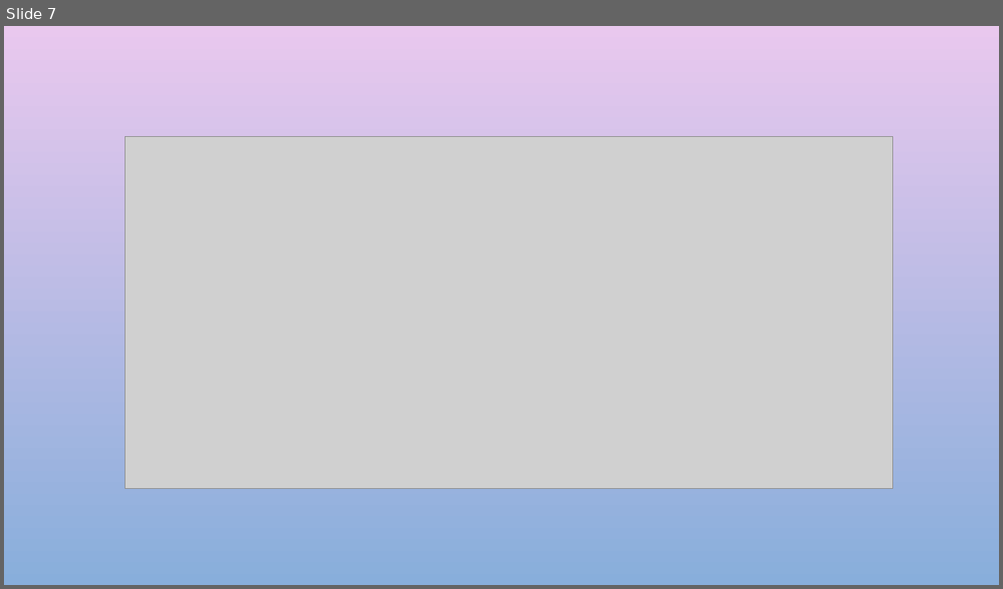
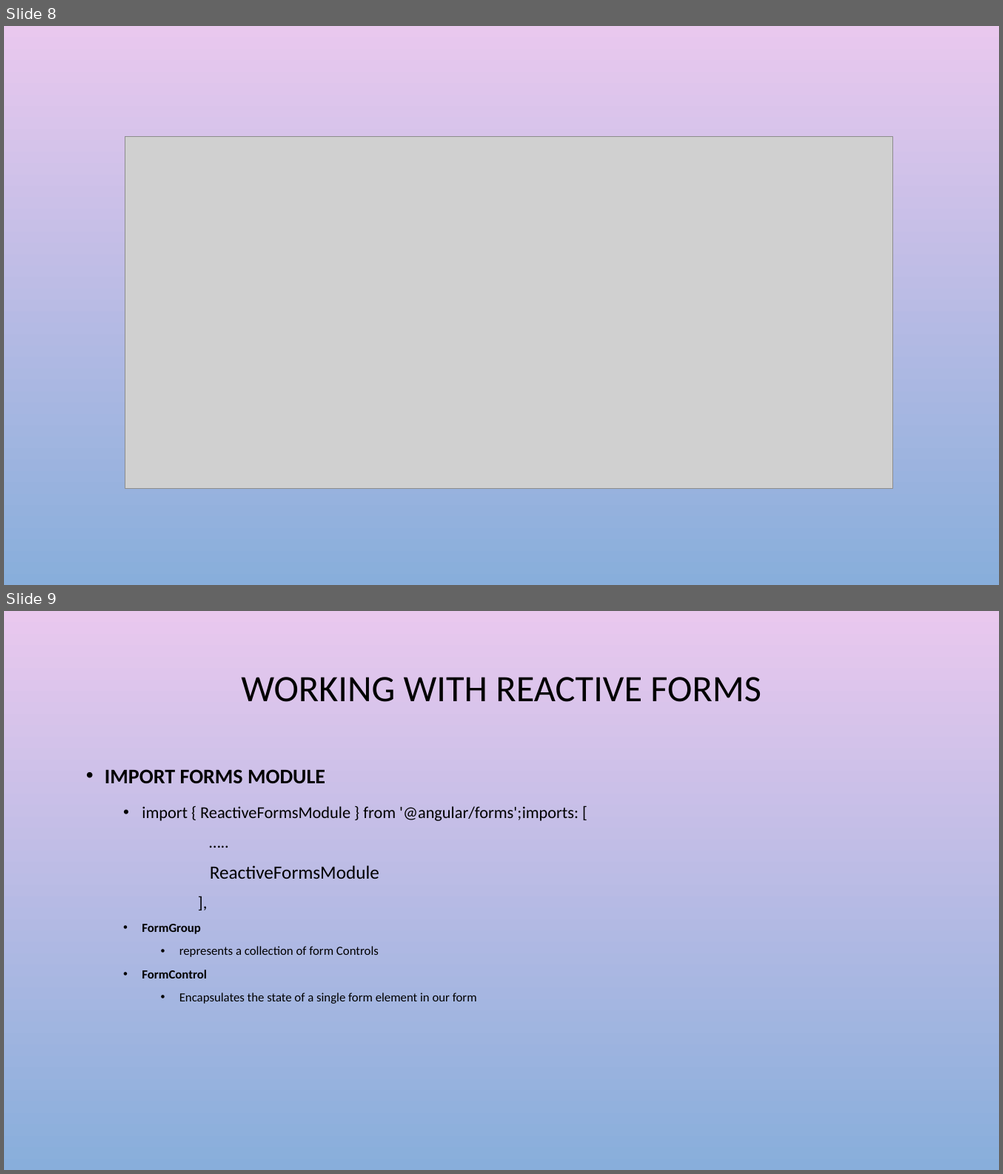
Before and after one commit to harikatakam/angular-forms, a slide deck: Reactive forms.pptx. Shown one above the other, each under a label of ours: slide 7 before the commit, slides 8 and 9 after it. The pictures are 1003x589 and 1003x1174 pixels, drawn with LibreOffice and Linux fonts; fonts in the diff are those of the drawing; grey boxes stand for pictures; background and template pictures are left out. Boxes give left, top, right and bottom in pixels: in the first picture for what was removed or moved away, otherwise in the second. Text is boxed around its words. In the diff, an @@ line names an element or a change of style, - is before the commit and + after.

Commit message:
added basic reactive form component

```diff
--- a/Reactive forms.pptx
+++ b/Reactive forms.pptx
@@ slide 9 added at <box>4,611,999,1170</box>, background picture (left out) @@
@@ title added at <box>241,677,761,702</box>, 36 pt, text #000000 @@
+WORKING WITH REACTIVE FORMS
@@ text added at <box>105,769,578,1004</box>, 12 pt, text #000000 @@
+• IMPORT FORMS MODULE
+    • import { ReactiveFormsModule } from '@angular/forms';imports: [
+  …..
+  ReactiveFormsModule
+  ],
+  • FormGroup
+    • represents a collection of form Controls
+  • FormControl
+    • Encapsulates the state of a single form element in our form
@@ what was slide 7 is now slide 8 @@
```
Also in this commit, not shown: 1 slide changed, 1 other slide added, 7 other files.
